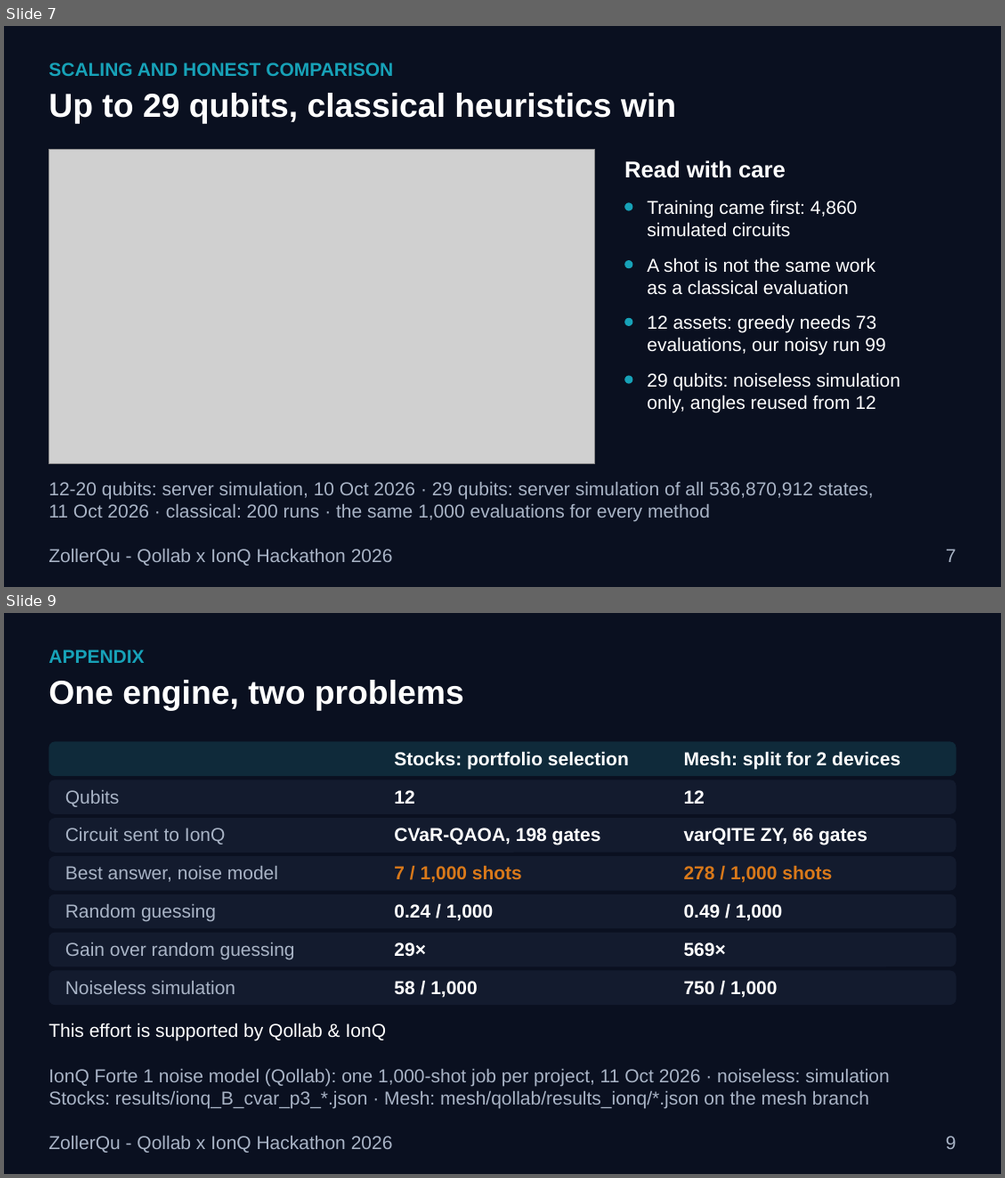
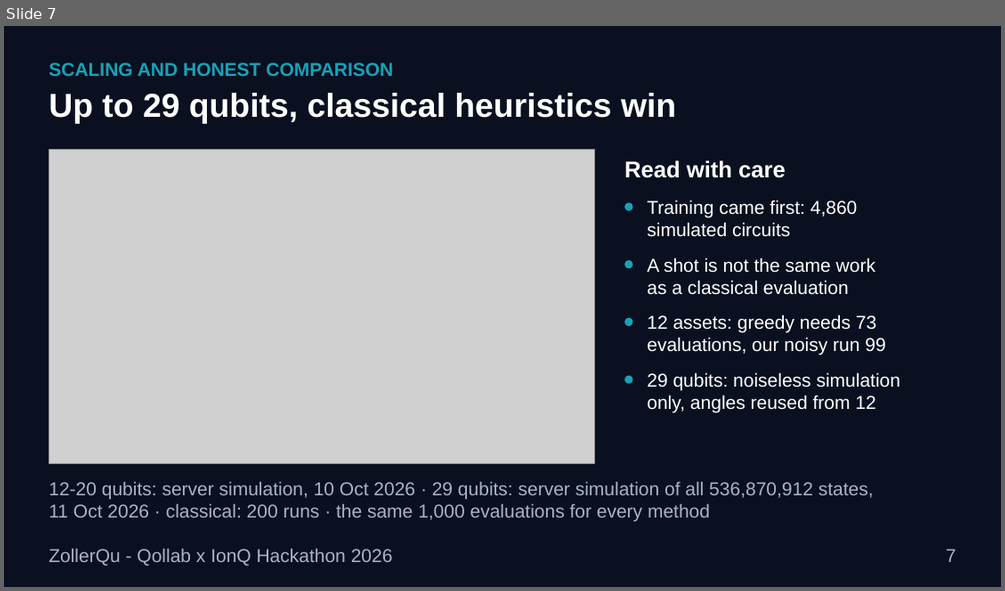
Before and after one commit to Oussema-t/zollerqu-qollab, a slide deck: slides/stocks_ZollerQu.pptx. Shown one above the other, each under a label of ours: slides 7 and 9 before the commit, slide 7 after it; the slides between them are not shown. The pictures are 1005x1178 and 1005x591 pixels, drawn with LibreOffice and Linux fonts; fonts in the diff are those of the drawing; grey boxes stand for pictures. Boxes give left, top, right and bottom in pixels: in the first picture for what was removed or moved away, otherwise in the second. Text is boxed around its words. In the diff, an @@ line names an element or a change of style, - is before the commit and + after.

```diff
--- a/slides/stocks_ZollerQu.pptx
+++ b/slides/stocks_ZollerQu.pptx
@@ slide 9 removed at (x1=4, y1=613, x2=1001, y2=1174), background #0A1020 @@
@@ text removed at (x1=48, y1=649, x2=144, y2=663) @@
-APPENDIX
@@ title removed at (x1=48, y1=680, x2=464, y2=711) @@
-One engine, two problems
@@ rounded rectangle removed at (x1=48, y1=742, x2=956, y2=776) @@
@@ text removed at (x1=394, y1=751, x2=629, y2=769) @@
-Stocks: portfolio selection
@@ text removed at (x1=684, y1=751, x2=900, y2=769) @@
-Mesh: split for 2 devices
@@ rounded rectangle removed at (x1=48, y1=779, x2=956, y2=814) @@
@@ text removed at (x1=65, y1=790, x2=120, y2=807) @@
-Qubits
@@ text removed at (x1=394, y1=790, x2=414, y2=803) @@
-12
@@ text removed at (x1=684, y1=790, x2=704, y2=803) @@
-12
@@ rounded rectangle removed at (x1=48, y1=818, x2=956, y2=852) @@
@@ text removed at (x1=65, y1=827, x2=225, y2=844) @@
-Circuit sent to IonQ
@@ text removed at (x1=394, y1=827, x2=601, y2=845) @@
-CVaR-QAOA, 198 gates
@@ text removed at (x1=684, y1=827, x2=867, y2=845) @@
-varQITE ZY, 66 gates
@@ rounded rectangle removed at (x1=48, y1=856, x2=956, y2=891) @@
@@ text removed at (x1=65, y1=866, x2=278, y2=882) @@
-Best answer, noise model
@@ text removed at (x1=394, y1=865, x2=522, y2=883) @@
-7 / 1,000 shots
@@ text removed at (x1=684, y1=865, x2=832, y2=883) @@
-278 / 1,000 shots
@@ rounded rectangle removed at (x1=48, y1=894, x2=956, y2=929) @@
@@ text removed at (x1=65, y1=904, x2=216, y2=922) @@
-Random guessing
@@ text removed at (x1=394, y1=904, x2=494, y2=921) @@
-0.24 / 1,000
@@ text removed at (x1=684, y1=904, x2=783, y2=921) @@
-0.49 / 1,000
@@ rounded rectangle removed at (x1=48, y1=933, x2=956, y2=966) @@
@@ text removed at (x1=65, y1=942, x2=295, y2=960) @@
-Gain over random guessing
@@ text removed at (x1=394, y1=942, x2=426, y2=957) @@
-29×
@@ text removed at (x1=684, y1=942, x2=726, y2=957) @@
-569×
@@ rounded rectangle removed at (x1=48, y1=971, x2=956, y2=1005) @@
@@ text removed at (x1=65, y1=981, x2=235, y2=994) @@
-Noiseless simulation
@@ text removed at (x1=394, y1=981, x2=477, y2=997) @@
-58 / 1,000
@@ text removed at (x1=684, y1=981, x2=777, y2=997) @@
-750 / 1,000
@@ text removed at (x1=48, y1=1022, x2=387, y2=1040) @@
-This effort is supported by Qollab & IonQ
@@ text removed at (x1=48, y1=1069, x2=890, y2=1109) @@
-IonQ Forte 1 noise model (Qollab): one 1,000-shot job per project, 11 Oct 2026 · noiseless: simulation
-Stocks: results/ionq_B_cvar_p3_*.json · Mesh: mesh/qollab/results_ionq/*.json on the mesh branch
@@ text removed at (x1=48, y1=1135, x2=393, y2=1152) @@
-ZollerQu - Qollab x IonQ Hackathon 2026
@@ text removed at (x1=946, y1=1135, x2=956, y2=1149) @@
-9
```
Also in this commit, not shown: 1 slide changed, 1 slide added, 4 other files.
